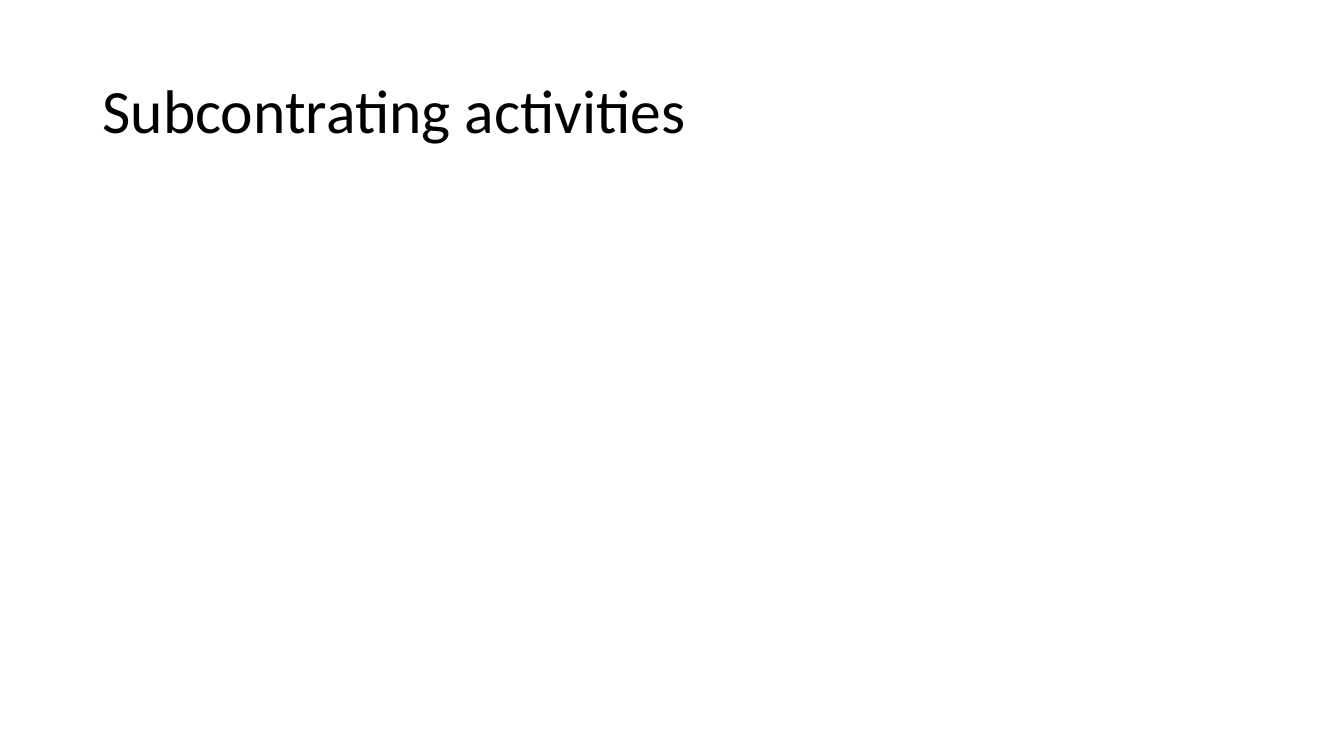
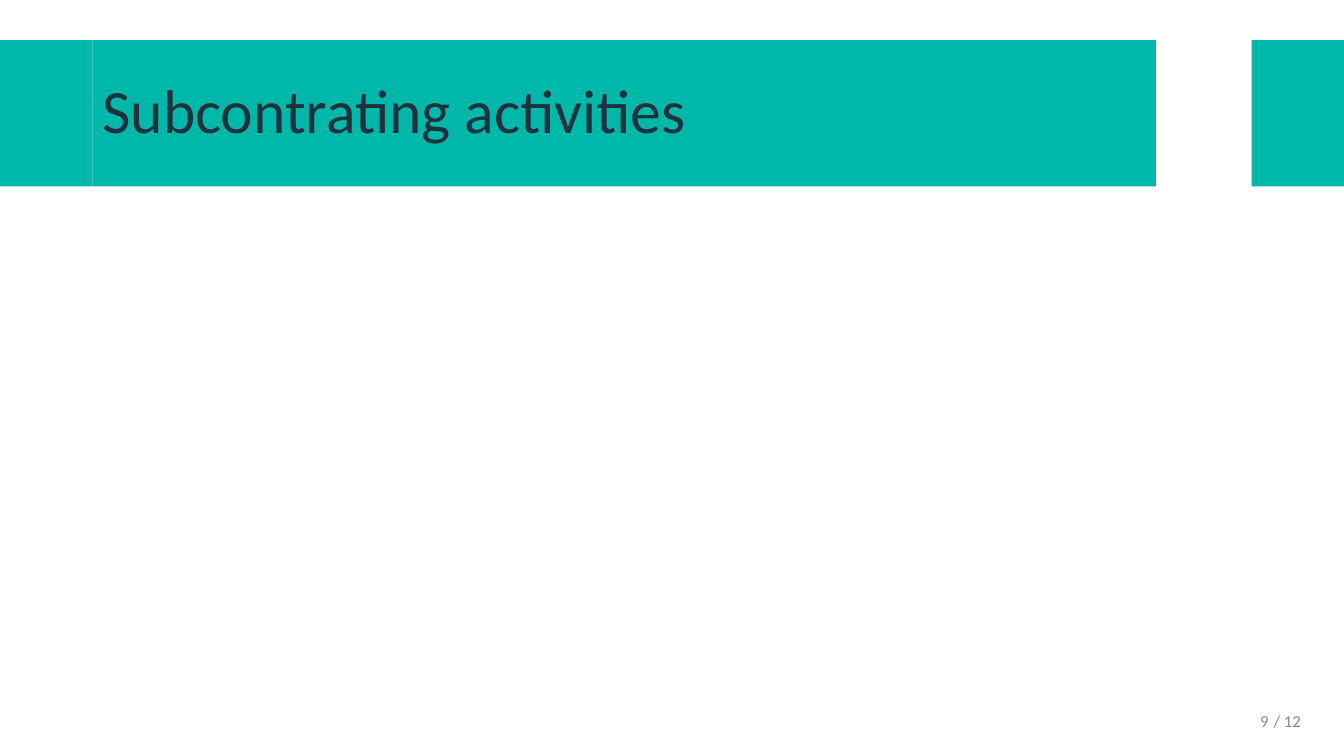
Before and after one commit to AstroProjects/projectsGroup3, a slide deck: slide 9 of Presentació projecte/GENERAL/DEOS-UD defense 1.pptx. Drawn at 1344x756 pixels with LibreOffice and Linux fonts; fonts in the diff are those of the drawing; background and template pictures are left out. Boxes give left, top, right and bottom in pixels: in the first picture for what was removed or moved away, otherwise in the second. Text is boxed around its words. In the diff, an @@ line names an element or a change of style, - is before the commit and + after.

```diff
--- a/Presentació projecte/GENERAL/DEOS-UD defense 1.pptx
+++ b/Presentació projecte/GENERAL/DEOS-UD defense 1.pptx
@@ rectangle added at bbox=[0, 40, 93, 187], fill #00B8A9 @@
@@ title "Subcontrating activities": place and size @@
-title "Subcontrating activities" at bbox=[102, 90, 686, 144]
+title "Subcontrating activities" at bbox=[93, 40, 1156, 187]
@@ title "Subcontrating activities" at bbox=[93, 40, 1156, 187]: text colour #000000 to #1D313E; fill none to #00B8A9 @@
@@ rectangle added at bbox=[1252, 40, 1344, 187], fill #00B8A9 @@
@@ page number added at bbox=[1260, 716, 1268, 727], 12 pt, text #8C8C8C @@
+9
@@ text added at bbox=[1284, 716, 1301, 727], 12 pt, text #8C8C8C @@
+/ 12
```
Also in this commit, not shown: 11 other slides changed, 1 other file.
